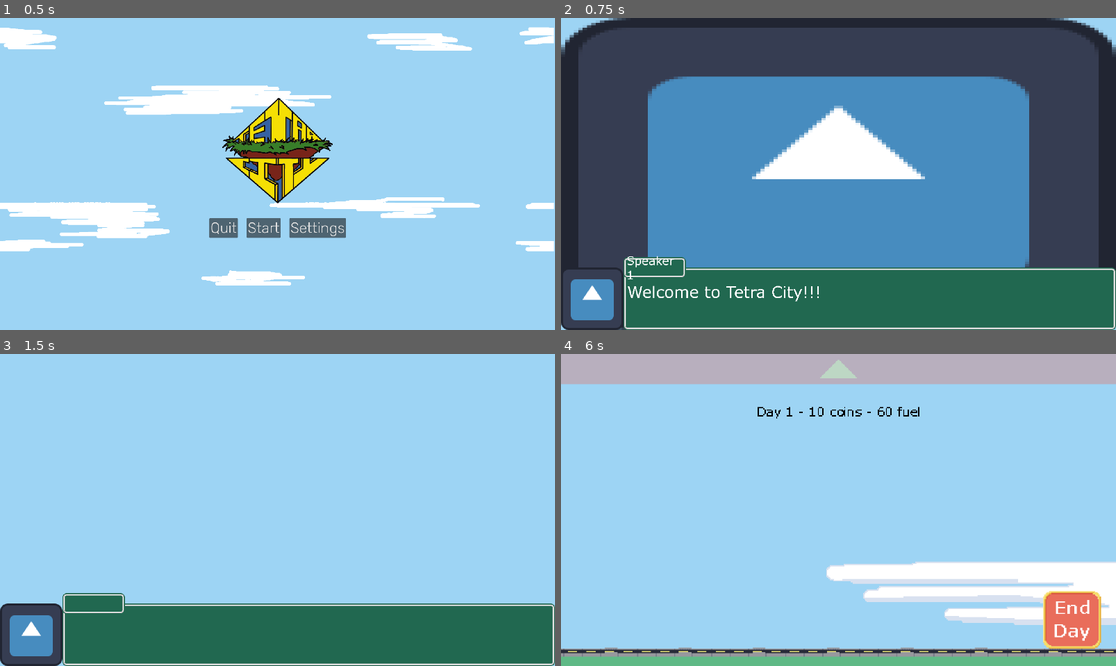
Above: before the commit, frames 1-4 (two rows, left to right).
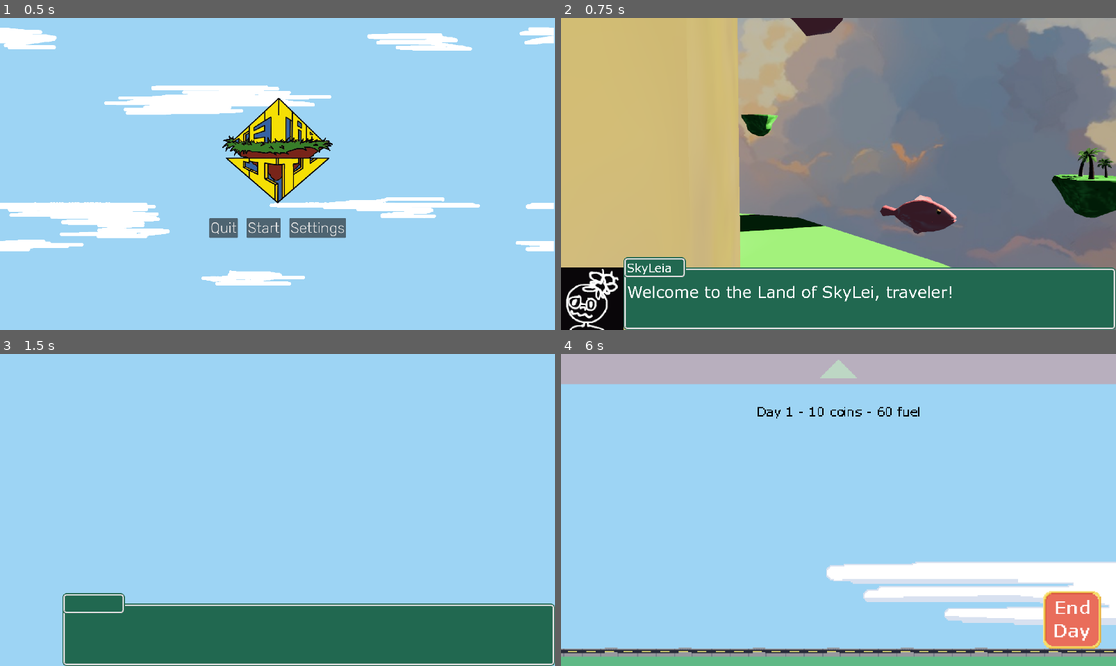
Above: after the commit, the same moments.

Repository: mondobe/TetraCity
Game: Godot game, scene res://scenes/main.tscn
Same seed, same stepped clock (60 frames per second), same inputs: the game is played once before the commit and once after it. The engine's default icon, where the game draws it, is replaced by a stand-in: a white triangle on a blue panel in a dark square.
Inputs (mouse positions are in pixels of both pictures, inside the frame that each line leads up to):
- Up to frame 1 (0.5 s): no input
- Up to frame 2 (0.75 s): click "Start" at 0.5 s
- Up to frame 3 (1.5 s): tap Enter (test_end_day) at 1.25 s; move the mouse to (399, 494) at 1.27 s; press the mouse at (399, 494) at 1.28 s; hold D (move_right) from 1.28 s (still down)
- Up to frame 4 (6 s): tap Space (test_create_building) at 2, 2.1, 3.5, 5, 5.1 s; move the mouse to (727, 525) at 2.02 s; release D (move_right) at 2.03 s; release the mouse at (727, 525) at 2.03 s; hold S (move_down) 2.03-2.78 s; tap Enter (test_end_day) at 2.75, 2.85, 4.25, 5.85 s; move the mouse to (894, 441) at 2.77 s; hold D (move_right) 2.78-3.53 s; move the mouse to (810, 572) at 3.52 s; hold W (move_up) 3.53-4.28 s; tap Shift at 3.6 s; click (810, 572) at 3.67 s; move the mouse to (1005, 556) at 4.27 s; press the mouse at (1005, 556) at 4.28 s; hold A (move_left) 4.28-5.78 s; move the mouse to (672, 463) at 5.02 s; release the mouse at (672, 463) at 5.03 s; move the mouse to (866, 510) at 5.77 s; hold S (move_down) from 5.78 s (still down); click (866, 510) at 5.92 s

Frame 1 is identical in both runs. In frame 2, 82% of the frame differs, in the area x 0-100%, y 0-100%; in frame 3, 2.2%; in frame 4, nothing differs.

Commit message:
Add some test cutscene frames
Including some freaky Halloween stuff

Diff:
--- a/cutscenes/opening_cutscene.tres
+++ b/cutscenes/opening_cutscene.tres
@@ -1,14 +1,16 @@
-[gd_resource type="Resource" script_class="Cutscene" load_steps=8 format=3 uid="uid://cfospeu84vy2o"]
+[gd_resource type="Resource" script_class="Cutscene" load_steps=9 format=3 uid="uid://cfospeu84vy2o"]
 
-[ext_resource type="Texture2D" uid="uid://cgpcvb844wi6" path="res://sprites/test/icon.svg" id="1_eac20"]
+[ext_resource type="Texture2D" uid="uid://ck3umphbk182x" path="res://sprites/test/flower_man.png" id="1_q34ci"]
+[ext_resource type="Texture2D" uid="uid://bg15plpij7opp" path="res://sprites/test/lei_world.png" id="1_qbvp3"]
 [ext_resource type="Script" path="res://scripts/systems/cutscenes/cutscene.gd" id="1_x51ab"]
 [ext_resource type="Script" path="res://scripts/systems/cutscenes/cutscene_frame.gd" id="2_1e8qj"]
 
 [sub_resource type="Resource" id="Resource_5rr2n"]
 script = ExtResource("2_1e8qj")
-speaker = "Speaker 1"
-portrait = ExtResource("1_eac20")
-dialogue = "Welcome to Tetra City!!!"
+speaker = "SkyLeia"
+portrait = ExtResource("1_q34ci")
+frame = ExtResource("1_qbvp3")
+dialogue = "Welcome to the Land of SkyLei, traveler!"
 
 [sub_resource type="Resource" id="Resource_ip5qn"]
 script = ExtResource("2_1e8qj")
--- a/scenes/menus/cutscenes.tscn
+++ b/scenes/menus/cutscenes.tscn
@@ -1,16 +1,15 @@
-[gd_scene load_steps=7 format=3 uid="uid://tpwh1rw6ehic"]
+[gd_scene load_steps=6 format=3 uid="uid://tpwh1rw6ehic"]
 
-[ext_resource type="Script" path="res://scripts/menu/CutsceneDialogBoxSpawner.gd" id="1_kwxge"]
+[ext_resource type="Script" path="res://scripts/menu/cutscene_dialogue_box_spawner.gd" id="1_ifn1b"]
 [ext_resource type="PackedScene" uid="uid://b0rc8omyr0as8" path="res://scenes/ui/dialogue_box.tscn" id="2_1lu6r"]
 [ext_resource type="PackedScene" uid="uid://vsi3m02kybq0" path="res://scenes/ui/cutscene_dialogue_box.tscn" id="3_l1x2e"]
+[ext_resource type="Script" path="res://scripts/menu/dialogue_box_manager.gd" id="5_d6xo2"]
 [ext_resource type="PackedScene" uid="uid://cf4x3txyo6wyw" path="res://scenes/ui/building_info_box.tscn" id="5_jsk11"]
-[ext_resource type="Texture2D" uid="uid://bdsrb7og8piqf" path="res://sprites/buildings/nuclear_reactor.png" id="5_nx6ne"]
-[ext_resource type="Script" path="res://scripts/menu/DialogueBoxManager.gd" id="6_8v5d6"]
 
 [node name="Cutscene" type="Node2D"]
 
 [node name="CutsceneDialogBoxSpawner" type="Node" parent="." node_paths=PackedStringArray("small_pixel_ui_layer")]
-script = ExtResource("1_kwxge")
+script = ExtResource("1_ifn1b")
 dialogue_box = ExtResource("2_1lu6r")
 cutscene_dialog_box = ExtResource("3_l1x2e")
 building_info_box = ExtResource("5_jsk11")
@@ -19,11 +18,13 @@
 [node name="SmallPixelUILayer" type="CanvasLayer" parent="."]
 
 [node name="TextureRect" type="TextureRect" parent="SmallPixelUILayer"]
-offset_right = 40.0
-offset_bottom = 40.0
-texture = ExtResource("5_nx6ne")
+anchors_preset = 15
+anchor_right = 1.0
+anchor_bottom = 1.0
+grow_horizontal = 2
+grow_vertical = 2
 
 [node name="DialogueBoxManager" type="Node" parent="." node_paths=PackedStringArray("_dialogue_box_spawner", "image_frame")]
-script = ExtResource("6_8v5d6")
+script = ExtResource("5_d6xo2")
 _dialogue_box_spawner = NodePath("../CutsceneDialogBoxSpawner")
 image_frame = NodePath("../SmallPixelUILayer/TextureRect")
--- a/scripts/menu/DialogueBoxManager.gd
+++ b/scripts/menu/dialogue_box_manager.gd
@@ -31,6 +31,6 @@
 
 func apply_frame(frame: CutsceneFrame) -> void:
 	text_box.set_speaker(frame.speaker)
-	text_box
-	image_frame.texture = frame.portrait
+	text_box.portrait.texture = frame.portrait
+	image_frame.texture = frame.frame
 	text_box.set_speaker_text(frame.dialogue)
Renamed: scripts/menu/CutsceneDialogBoxSpawner.gd -> scripts/menu/cutscene_dialogue_box_spawner.gd
Binary file added: sprites/test/flower_man.png
Not shown, added: sprites/test/flower_man.png.import
Binary file added: sprites/test/lei_world.png
Not shown, added: sprites/test/lei_world.png.import
